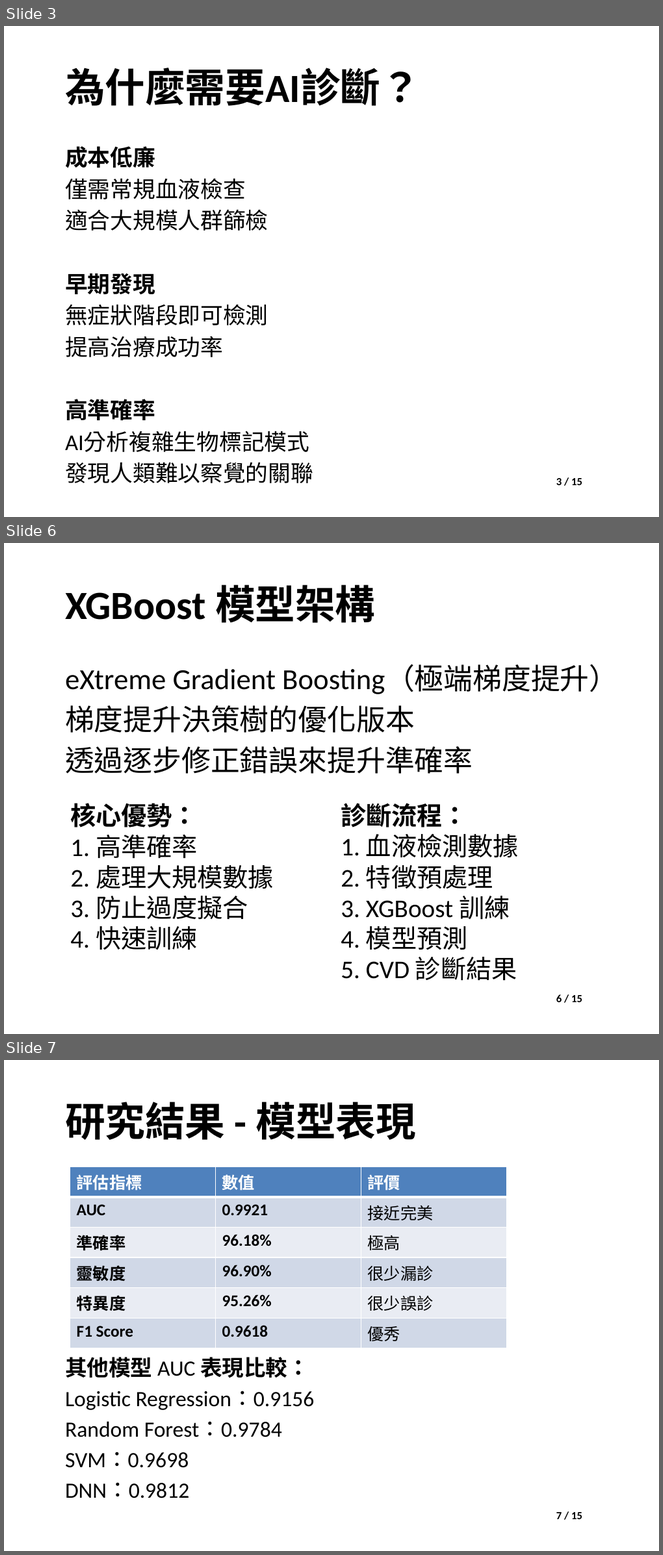
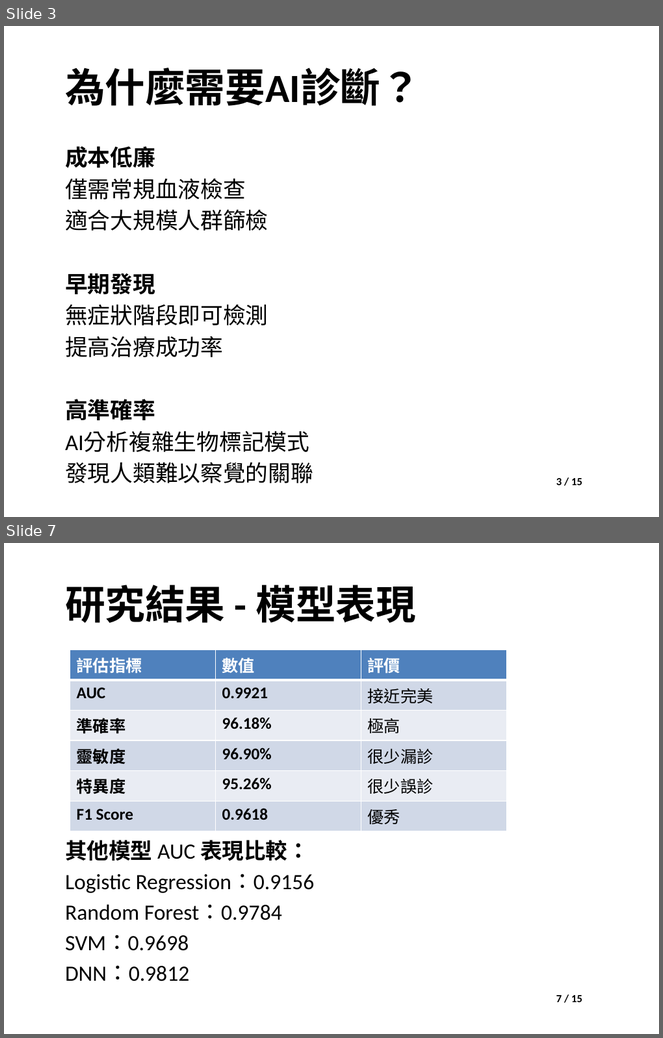
Before and after one commit to joechiboo/ResearchSeminar-3H, a slide deck: 提交檔案/專題討論_21138X006_紀伯喬_wVBA.pptm. Shown one above the other, each under a label of ours: slides 3, 6 and 7 before the commit, slides 3 and 7 after it; the slides between them are not shown. The pictures are 663x1555 and 663x1038 pixels, drawn with LibreOffice and Linux fonts; fonts in the diff are those of the drawing; background and template pictures are left out. Boxes give left, top, right and bottom in pixels: in the first picture for what was removed or moved away, otherwise in the second. Text is boxed around its words. In the diff, an @@ line names an element or a change of style, - is before the commit and + after.

```diff
--- a/提交檔案/專題討論_21138X006_紀伯喬_wVBA.pptm
+++ b/提交檔案/專題討論_21138X006_紀伯喬_wVBA.pptm
@@ slide 6 removed at [4, 543, 659, 1034], background picture (left out) @@
@@ title removed at [65, 585, 375, 623] @@
-XGBoost 模型架構
@@ text removed at [65, 665, 618, 774] @@
-eXtreme Gradient Boosting（極端梯度提升）
-梯度提升決策樹的優化版本
-透過逐步修正錯誤來提升準確率
@@ text removed at [70, 803, 274, 950] @@
-核心優勢：
-1. 高準確率
-2. 處理大規模數據
-3. 防止過度擬合
-4. 快速訓練
@@ text removed at [341, 803, 519, 980] @@
-診斷流程：
-1. 血液檢測數據
-2. 特徵預處理
-3. XGBoost 訓練
-4. 模型預測
-5. CVD 診斷結果
@@ text removed at [556, 995, 582, 1003] @@
-6 / 15
```
Also in this commit, not shown: 8 slides changed, 1 slide added, 4 other files.
